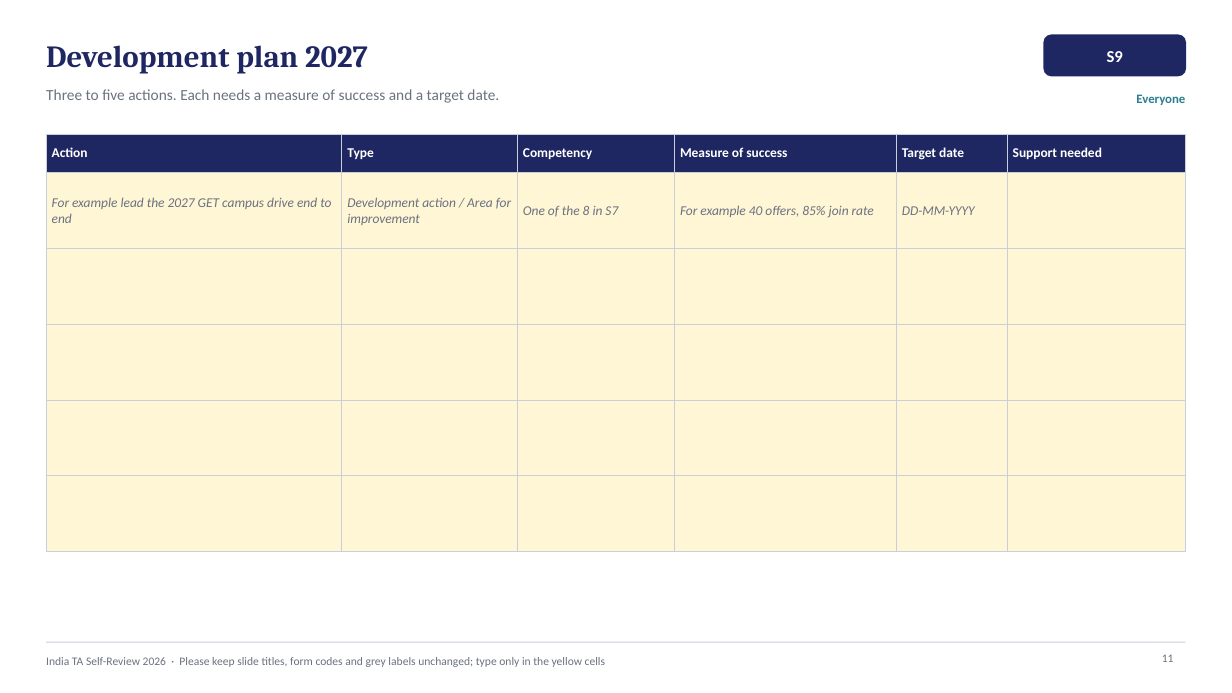
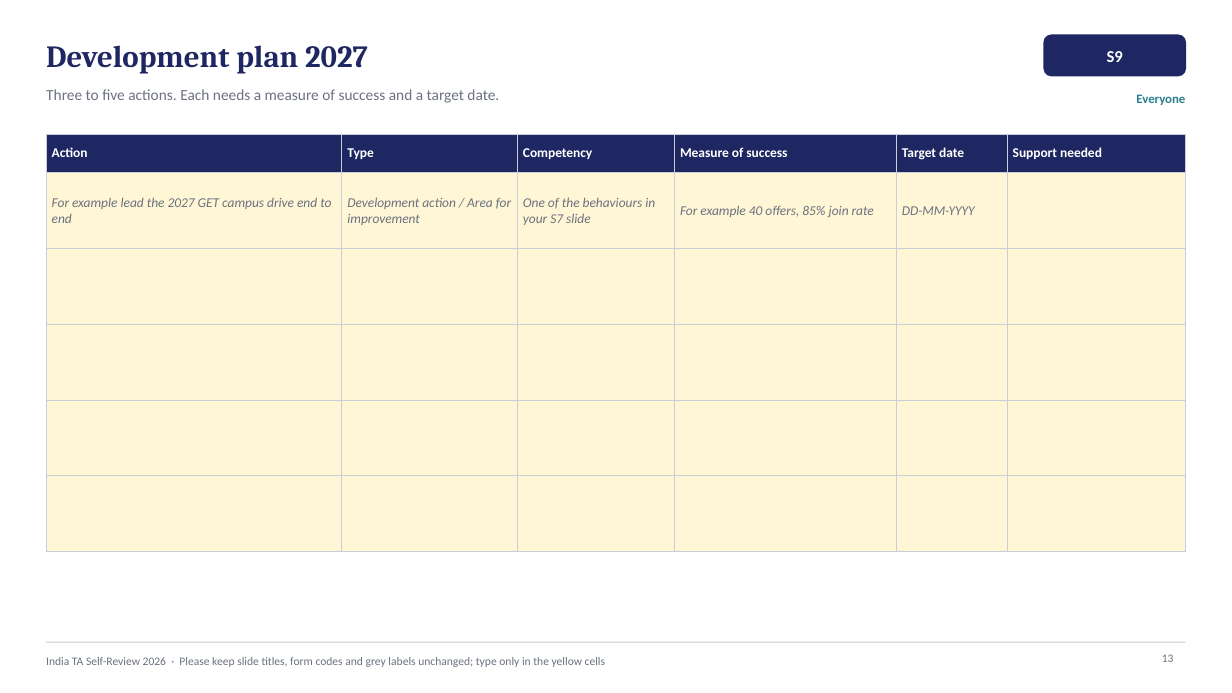
Before and after one commit to ranjiphd-cyber/AI-training, a slide deck: slide 13 of ta-performance-system/talent-review/self-review-template/India_TA_Self_Review_2026_Template.pptx (slide 11 before the commit). Drawn at 1232x693 pixels with LibreOffice and Linux fonts; fonts in the diff are those of the drawing. Boxes give left, top, right and bottom in pixels: in the first picture for what was removed or moved away, otherwise in the second. Text is boxed around its words. In the diff, an @@ line names an element or a change of style, - is before the commit and + after.

```diff
--- a/ta-performance-system/talent-review/self-review-template/India_TA_Self_Review_2026_Template.pptx
+++ b/ta-performance-system/talent-review/self-review-template/India_TA_Self_Review_2026_Template.pptx
@@ table at (46,134,1186,229) @@
-row 2, column 3: One of the 8 in S7
+row 2, column 3: One of the behaviours in your S7 slide
@@ page number at (1162,654,1174,662): text changed @@
-11
+13
```
Also in this commit, not shown: 2 other slides changed, 2 slides added, 1 other file.
